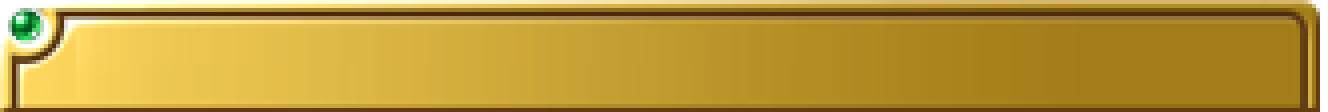
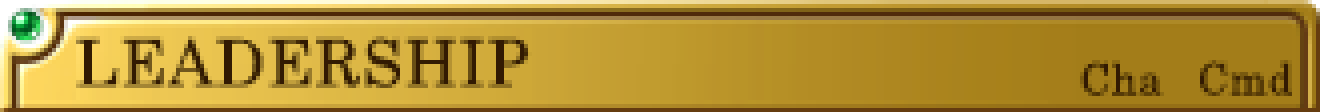
Layered file, before and after one edit (1328×112). Changes by layer:
added layer "Cmd" above "Cha" over <box>1200,60,1292,96</box>
added layer "Cha" above "LEADERSHIP" over <box>1080,60,1164,96</box>
added layer "LEADERSHIP" above "Layer 2" over <box>76,36,532,88</box>
